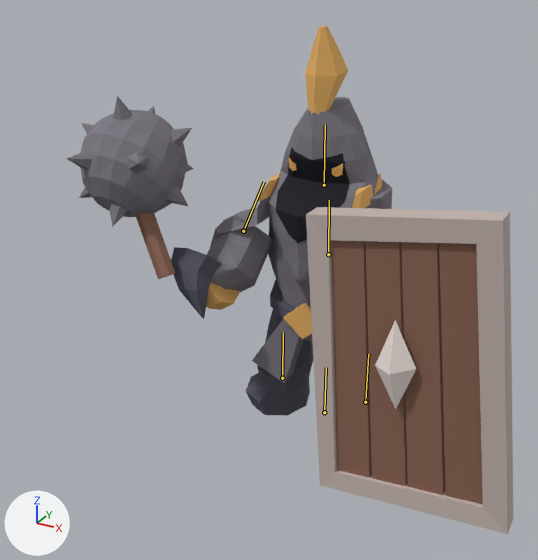
Renders of the Blender file art/enemies/guardian/production/animated/guardian.blend from each side of a commit.
Both versions are drawn from a camera (50 mm lens) standing at (0.889, -2.018, 1.466) and looking at (-0.024, -0.358, 0.636). The lights are fixed; the arrows at lower left show +X, +Y and +Z. The first picture is the older version. Both versions are drawn at frame 5 of the action 'RecoveryThrust'; the numbers are the values there. The bones that bend it are drawn over the model as lines.

The first picture shows 'guardian | palette mesh'.
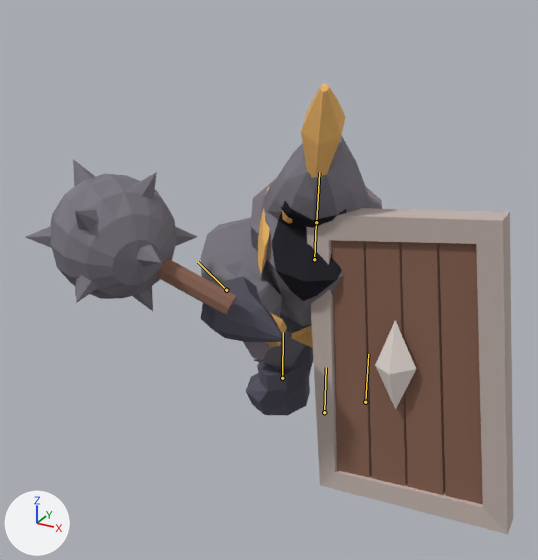
The change, as a list of edits to the scene's bpy script:
```text
Change bone_body:
    where bone_body = bpy.data.objects['guardian rig'].pose.bones['body']  # child of 'root'
    bone_body.location: (0.0, 0.008, 0.0) -> (0.0, 0.027, 0.101)
    bone_body.rotation_euler: (0.0349, 0.0349, 0.0) -> (0.593, 0.454, 0.0)  # degrees (2, 2, 0) -> degrees (34, 26, 0)
Change bone_head:
    where bone_head = bpy.data.objects['guardian rig'].pose.bones['head']  # child of 'body'
    bone_head.rotation_euler: (0.0, 0.0, 0.0) -> (-0.14, -0.157, 0.0)  # degrees (0, 0, 0) -> degrees (-8, -9, 0)
Change bone_arm_l:
    where bone_arm_l = bpy.data.objects['guardian rig'].pose.bones['arm.L']  # child of 'body'
    bone_arm_l.location: (0.0, 0.0, 0.0) -> (0.0, 0.0, 0.065)
    bone_arm_l.rotation_euler: (-0.82, -0.0698, 0.0) -> (-1.92, 0.646, 0.0)  # degrees (-47, -4, 0) -> degrees (-110, 37, 0)
```

Changed parts and their boxes (x1, y1, x2, y2) in the pictures (538 x 560 px):
'guardian | palette mesh', posed (9% wider, 11% shorter): before (66, 26, 513, 534); after (26, 84, 513, 534)
bone 'body', root to tip: before (328, 254) to (329, 200); after (314, 259) to (316, 223)
bone 'head', root to tip: before (324, 185) to (325, 125); after (316, 222) to (319, 172)
bone 'arm.L', root to tip: before (243, 231) to (264, 181); after (226, 290) to (198, 262)
